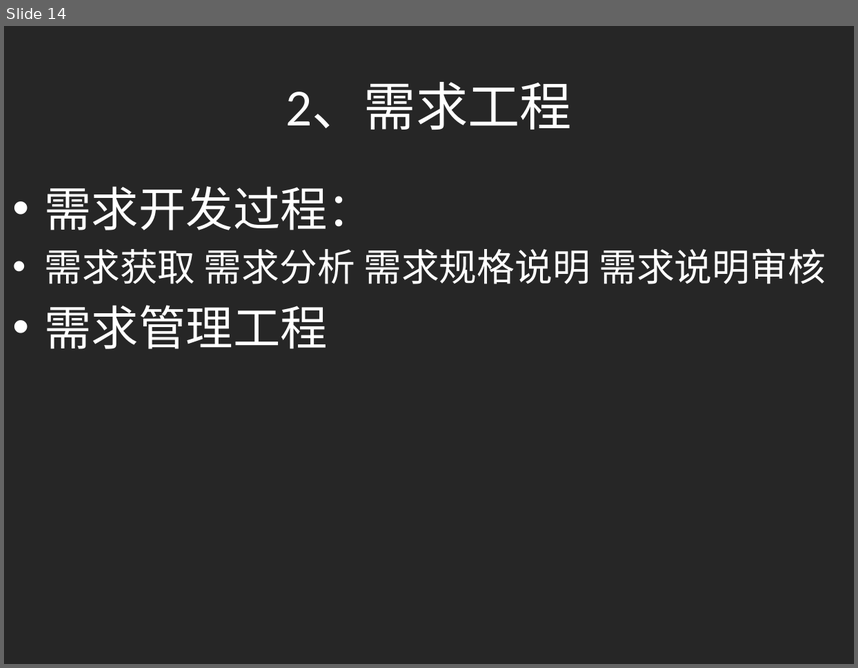
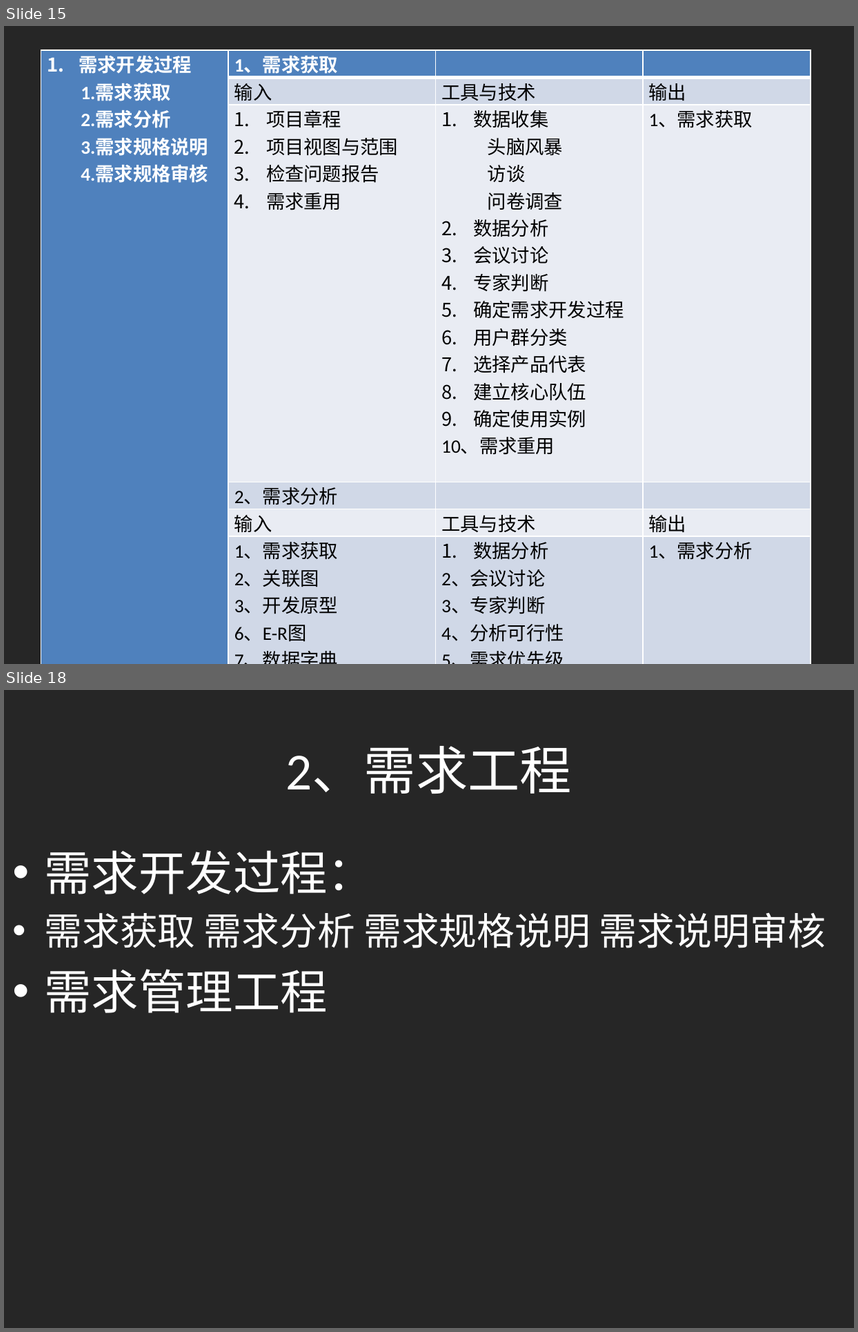
Before and after one commit to shangzhaoxiaozi/PRD-21, a slide deck: PRD-21-C2/非受控文档/本周提交文档/需求工程计划.pptx. Shown one above the other, each under a label of ours: slide 14 before the commit, slides 15 and 18 after it; the slides between them are not shown. The pictures are 858x668 and 858x1332 pixels, drawn with LibreOffice and Linux fonts; fonts in the diff are those of the drawing. Boxes give left, top, right and bottom in pixels: in the first picture for what was removed or moved away, otherwise in the second. Text is boxed around its words. In the diff, an @@ line names an element or a change of style, - is before the commit and + after.

```diff
--- a/PRD-21-C2/非受控文档/本周提交文档/需求工程计划.pptx
+++ b/PRD-21-C2/非受控文档/本周提交文档/需求工程计划.pptx
@@ slide 15 added at bbox=[4, 26, 854, 664], background #262626 @@
@@ table added at bbox=[41, 51, 811, 644], 6 rows, 4 columns @@
+需求开发过程 / 1.需求获取 / 2.需求分析 / 3.需求规格说明 / 4.需求规格审核 | 1、需求获取 |  | 
+ | 输入 | 工具与技术 | 输出
+ | 项目章程 / 项目视图与范围 / 检查问题报告 / 需求重用 | 数据收集 / 头脑风暴 / 访谈 / 问卷调查 / 数据分析 / 会议讨论 / 专家判断 / 确定需求开发过程 / 用户群分类 / 选择产品代表 / 建立核心队伍 / 确定使用实例 / 10、需求重用 | 1、需求获取
+ | 2、需求分析 |  | 
+ | 输入 | 工具与技术 | 输出
+ | 1、需求获取 / 2、关联图 / 3、开发原型 / 6、E-R图 / 7、数据字典 | 数据分析 / 2、会议讨论 / 3、专家判断 / 4、分析可行性 / 5、需求优先级 / 6、应用质量功能调配 | 1、需求分析
@@ what was slide 14 is now slide 18 @@
```
Also in this commit, not shown: 2 slides changed, 3 other slides added.
